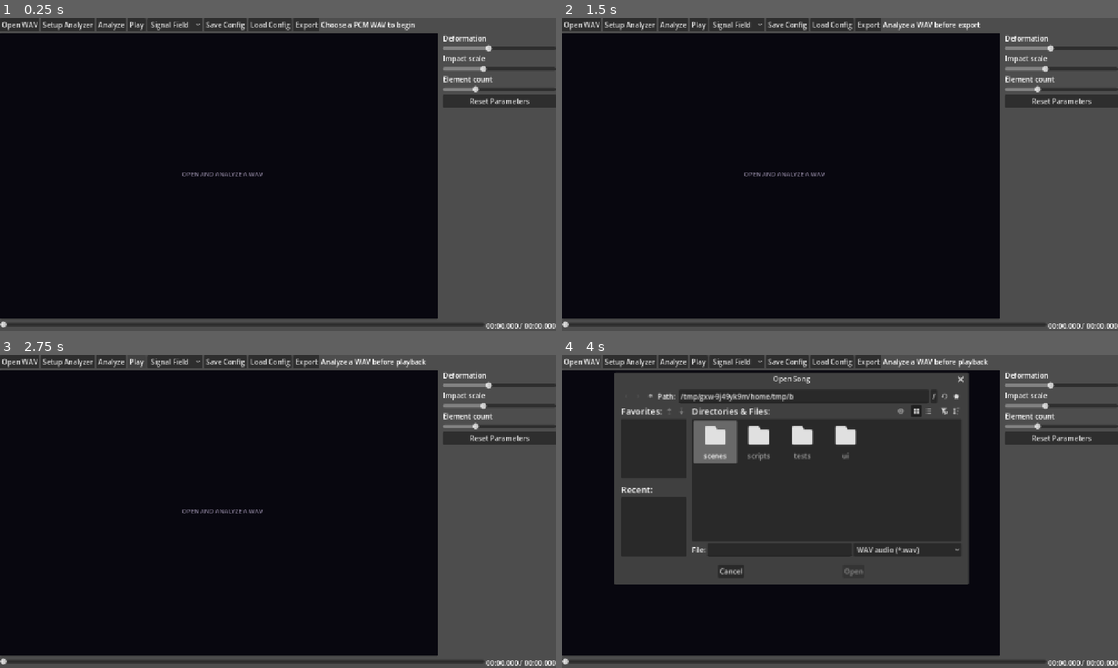
Above: before the commit, frames 1-4 (two rows, left to right).
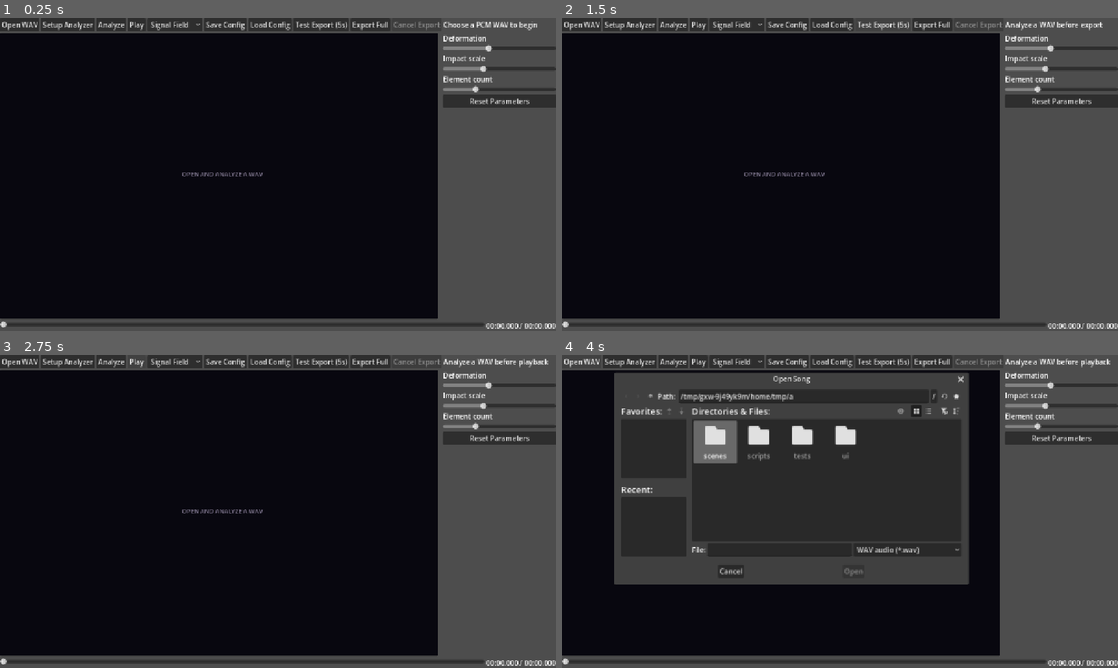
Above: after the commit, the same moments.

Repository: mdiaz4052/faxto.visualizer
Game: Godot game, scene res://ui/main.tscn
Same seed, same stepped clock (60 frames per second), same inputs: the game is played once before the commit and once after it.
Inputs (mouse positions are in pixels of both pictures, inside the frame that each line leads up to):
- Up to frame 1 (0.25 s): no input
- Up to frame 2 (1.5 s): click "Export" (after the commit: "Export Full") at 0.5 s; click (884, 24) at 1.25 s, where only the run after the commit has a clickable "Test Export (5s)"
- Up to frame 3 (2.75 s): click "Play" at 2 s
- Up to frame 4 (4 s): click "Play" at 2.75 s; click "Open WAV" at 3.5 s

The runs differ from the first frame. In frame 1, 0.8% of the frame differs, in the area x 53-97%, y 0-5%; in frame 2, 0.7%; in frame 3, 0.8%; in frame 4, 0.9%, in the area x 40-99%, y 0-14%.

Commit message:
Add controlled five-second export test

Diff:
--- a/godot/ui/main.gd
+++ b/godot/ui/main.gd
@@ -11,6 +11,7 @@
 var play_button := Button.new()
 var analyze_button := Button.new()
 var setup_button := Button.new()
+var cancel_export_button := Button.new()
 var selected_wav := ""
 var manifest_path := ""
 var last_time := 0.0
@@ -22,6 +23,11 @@
 var export_frame_pending := false
 var export_frame := 0
 var export_fps := 30.0
+var export_width := 1280
+var export_height := 720
+var export_start_time := 0.0
+var export_end_time := 0.0
+var export_is_test := false
 var analysis_thread: Thread
 var analyzer_python := ""
 
@@ -40,7 +46,10 @@
 	var scene_choice := OptionButton.new(); scene_choice.add_item("Signal Field"); scene_choice.tooltip_text = "Scene preset"; toolbar.add_child(scene_choice)
 	_add_button(toolbar, "Save Config", _save_config)
 	_add_button(toolbar, "Load Config", _load_config)
-	_add_button(toolbar, "Export", _choose_export)
+	_add_button(toolbar, "Test Export (5s)", _choose_test_export)
+	_add_button(toolbar, "Export Full", _choose_export)
+	cancel_export_button = _add_button(toolbar, "Cancel Export", _cancel_export)
+	cancel_export_button.disabled = true
 	status.text = "Choose a PCM WAV to begin"; status.size_flags_horizontal = Control.SIZE_EXPAND_FILL; toolbar.add_child(status)
 	var body := HSplitContainer.new(); body.size_flags_vertical = Control.SIZE_EXPAND_FILL; root.add_child(body)
 	var viewport_panel := PanelContainer.new(); viewport_panel.size_flags_horizontal = Control.SIZE_EXPAND_FILL; body.add_child(viewport_panel)
@@ -245,26 +254,59 @@
 
 func _choose_export() -> void:
 	if timeline.duration <= 0.0: status.text = "Analyze a WAV before export"; return
+	export_start_time = 0.0
+	export_end_time = timeline.duration
+	export_is_test = false
 	_dialog(FileDialog.FILE_MODE_OPEN_DIR, PackedStringArray(), _start_export, "Choose Export Folder")
 
+func _choose_test_export() -> void:
+	if timeline.duration <= 0.0: status.text = "Analyze a WAV before export"; return
+	export_start_time = minf(scrubber.value, maxf(0.0, timeline.duration - 0.1))
+	export_end_time = minf(timeline.duration, export_start_time + 5.0)
+	export_is_test = true
+	_dialog(FileDialog.FILE_MODE_OPEN_DIR, PackedStringArray(), _start_export, "Choose Test Export Folder")
+
 func _start_export(path: String) -> void:
-	export_directory = path.path_join("faxto_frames"); DirAccess.make_dir_recursive_absolute(export_directory)
-	export_frame = 0; export_frame_pending = false; exporting = true; audio.stop(); status.text = "Exporting deterministic frames…"
+	var timestamp := Time.get_datetime_string_from_system().replace(":", "-")
+	var folder_name := "faxto_test_frames_%s" % timestamp if export_is_test else "faxto_frames_%s" % timestamp
+	export_directory = path.path_join(folder_name)
+	DirAccess.make_dir_recursive_absolute(export_directory)
+	export_frame = 0
+	export_frame_pending = false
+	exporting = true
+	cancel_export_button.disabled = false
+	audio.stop()
+	status.text = "Exporting %0.1f seconds…" % (export_end_time - export_start_time)
+
+func _cancel_export() -> void:
+	if not exporting:
+		return
+	exporting = false
+	export_frame_pending = false
+	cancel_export_button.disabled = true
+	status.text = "Export cancelled. Partial frames remain in %s" % export_directory
 
 func _export_next_frame() -> void:
 	export_frame_pending = true
-	var t := StateEvaluator.frame_time(export_frame, export_fps)
-	if t > timeline.duration:
+	var t := export_start_time + StateEvaluator.frame_time(export_frame, export_fps)
+	if t >= export_end_time:
 		exporting = false
 		export_frame_pending = false
+		cancel_export_button.disabled = true
 		_assemble_video()
 		return
 	_evaluate(t); await RenderingServer.frame_post_draw
-	var image := get_viewport().get_texture().get_image()
+	if not exporting:
+		return
+	var viewport_image := get_viewport().get_texture().get_image()
+	var visual_rect := Rect2i(Vector2i(visual.global_position), Vector2i(visual.size))
+	var image := viewport_image.get_region(visual_rect)
+	image.resize(export_width, export_height, Image.INTERPOLATE_LANCZOS)
 	var error := image.save_png(export_directory.path_join("frame_%06d.png" % export_frame))
 	if error != OK:
 		exporting = false
 		export_frame_pending = false
+		cancel_export_button.disabled = true
 		status.text = "Frame export failed: %s" % error_string(error)
 		return
 	export_frame += 1
@@ -278,8 +320,10 @@
 func _assemble_video() -> void:
 	var ffmpeg := _find_command("ffmpeg")
 	if ffmpeg.is_empty(): status.text = "Frames exported. FFmpeg was not found, so video assembly was skipped."; return
-	var output_path := export_directory.get_base_dir().path_join("faxto_visualizer.mp4")
-	var args := PackedStringArray(["-y", "-framerate", str(export_fps), "-i", export_directory.path_join("frame_%06d.png"), "-i", selected_wav, "-c:v", "libx264", "-pix_fmt", "yuv420p", "-c:a", "aac", "-shortest", output_path])
+	var output_name := "faxto_visualizer_test.mp4" if export_is_test else "faxto_visualizer.mp4"
+	var output_path := export_directory.get_base_dir().path_join(output_name)
+	var duration := export_end_time - export_start_time
+	var args := PackedStringArray(["-y", "-framerate", str(export_fps), "-i", export_directory.path_join("frame_%06d.png"), "-ss", str(export_start_time), "-t", str(duration), "-i", selected_wav, "-c:v", "libx264", "-pix_fmt", "yuv420p", "-c:a", "aac", "-shortest", output_path])
 	var output: Array[String] = []
 	var code := OS.execute(ffmpeg, args, output, true)
 	status.text = "Export complete: %s" % output_path if code == 0 else "Frames exported, but FFmpeg assembly failed: %s" % " ".join(output)
